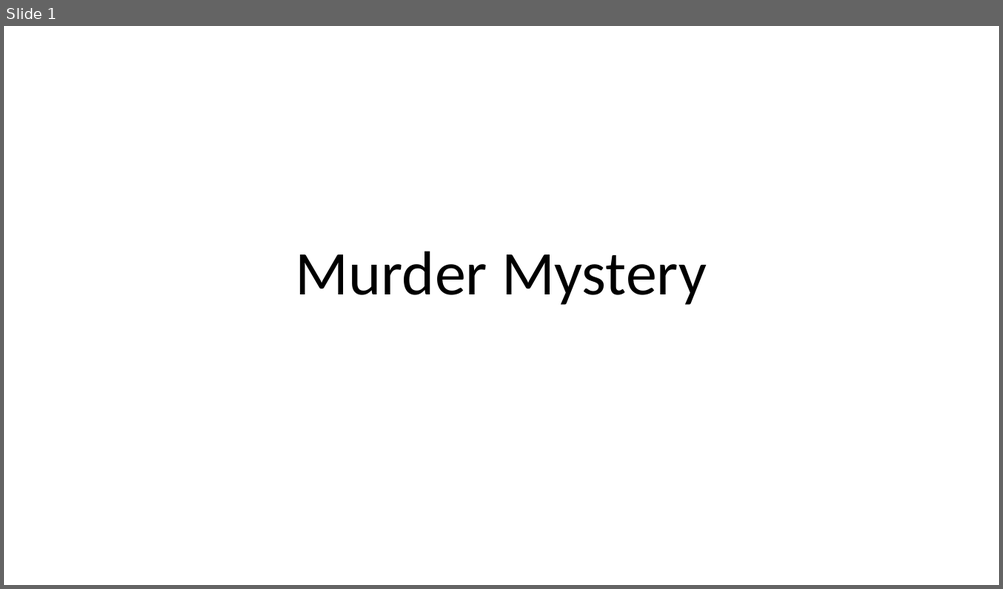
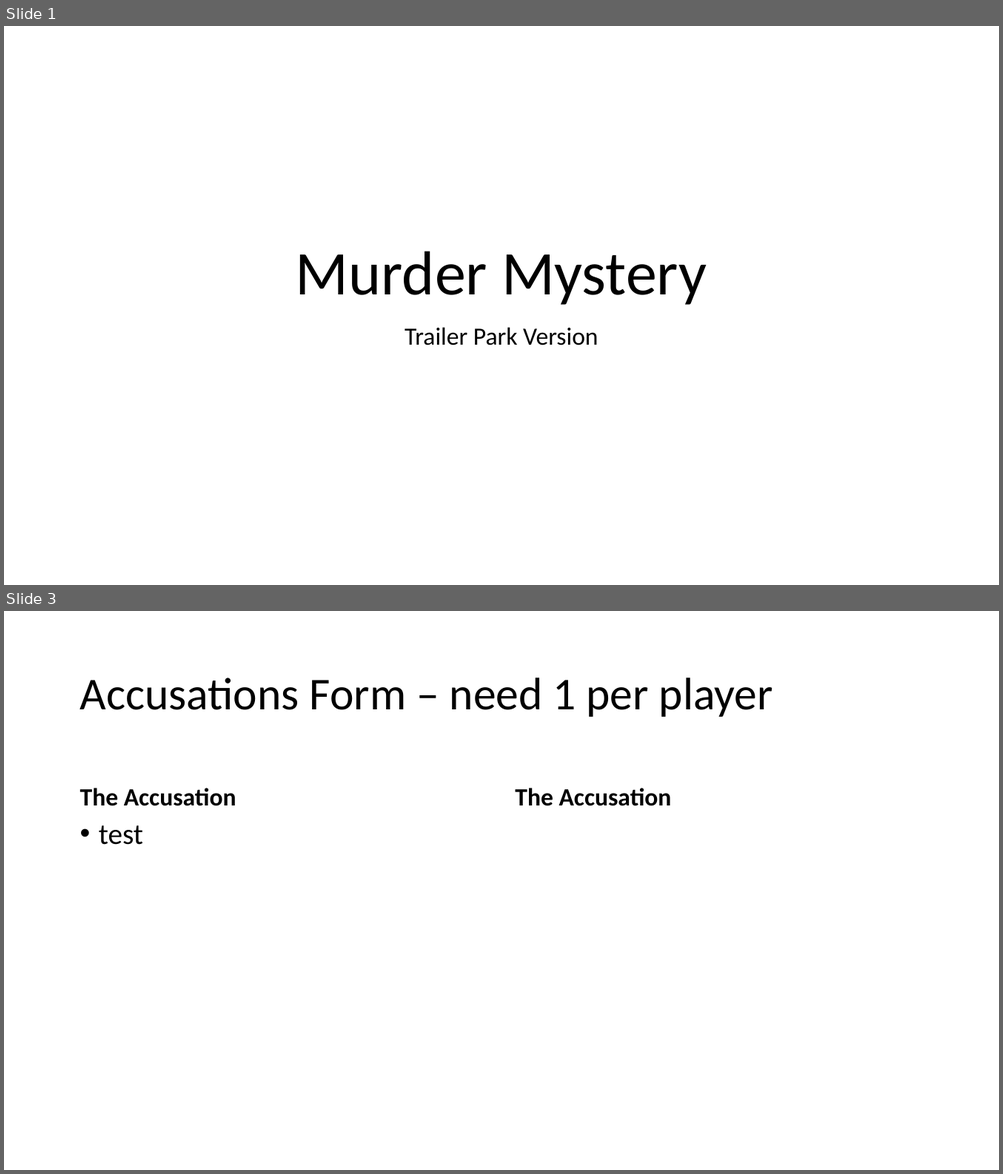
Before and after one commit to jdellamag/murder-mystery, a slide deck: Murder Mystery v1.pptx. Shown one above the other, each under a label of ours: slide 1 before the commit, slides 1 and 3 after it; the slides between them are not shown. The pictures are 1003x589 and 1003x1174 pixels, drawn with LibreOffice and Linux fonts; fonts in the diff are those of the drawing. Boxes give left, top, right and bottom in pixels: in the first picture for what was removed or moved away, otherwise in the second. Text is boxed around its words. In the diff, an @@ line names an element or a change of style, - is before the commit and + after.

```diff
--- a/Murder Mystery v1.pptx
+++ b/Murder Mystery v1.pptx
@@ slide 3 added at (4, 611, 999, 1170), background #FFFFFF @@
@@ title added at (80, 678, 773, 717), 44 pt, text #000000 @@
+Accusations Form – need 1 per player
@@ text added at (80, 788, 236, 806), 24 pt, text #000000, bold @@
+The Accusation
@@ text added at (515, 788, 671, 806), 24 pt, text #000000, bold @@
+The Accusation
@@ text added at (99, 826, 143, 845), 28 pt, text #000000 @@
+• test
@@ slide 1 changed as well @@
@@ subtitle added at (404, 327, 597, 346), 24 pt, text #000000 @@
+Trailer Park Version
```
Also in this commit, not shown: 2 other slides added.
